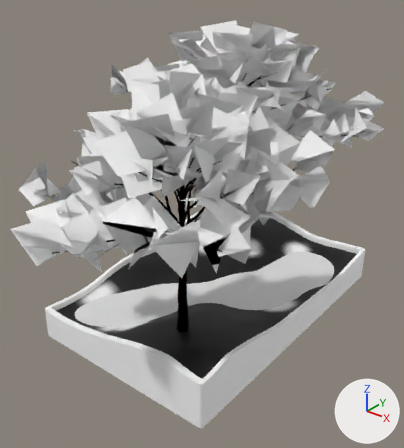
An edit to the glTF model public/isometric.glb, drawn before and after from the same camera.
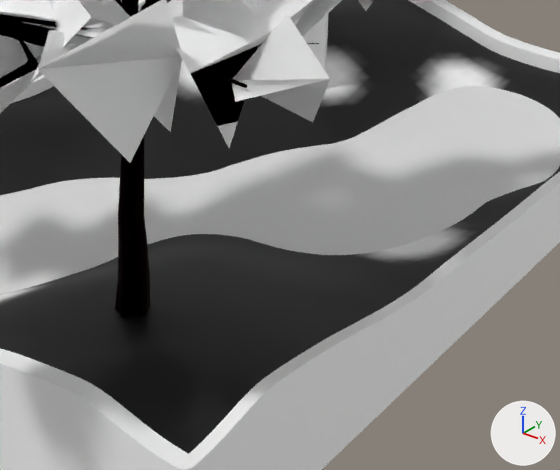
Old and new are each drawn whole from a camera (50 mm lens) standing at (9.0, -11.93, 7.36) and looking at (-0.42, -0.16, 0.06) and again close up on the part from 34% to 82% of the width and 49% to 86% of the height. Arrows for +X, +Y and +Z are at lower right; the lights stay in place. Where no turn or scale is listed for an object, it has been applied to the vertices. Vertices at the same position are counted once.

Script lines for the objects in view, before the commit:
```python
me_cube_004 = bpy.data.meshes.new('Cube.004')
me_cube_004.from_pydata(...)  # 28 vertices, 26 faces; spans x -1.3..-0.14, y 1.24..2.02, z -1.69..1.04
me_plane_002 = bpy.data.meshes.new('Plane.002')
me_plane_002.from_pydata(...)  # 228 vertices, 226 faces; spans x -2.45..2.63, y -3.86..3.86, z -2.06
me_plane_003 = bpy.data.meshes.new('Plane.003')
me_plane_003.from_pydata(...)  # 2379 vertices, 4285 faces; spans x -2.71..2.81, y -4.19..4.34, z -2.06..-1.26
me_plane_003.materials.append(mat_defaultmaterial_001)
ob_grass = bpy.data.objects.new('grass', me_plane_003)
ob_grass.location = (0.0, 0.0, 0.0)
ob_portal = bpy.data.objects.new('portal', me_cube_004)
ob_portal.location = (0.0, 0.0, 0.0)
ob_water = bpy.data.objects.new('water', me_plane_002)
ob_water.location = (0.0, 0.0, 0.0)
# also in view: 'Object_3' at (0.83, -3.27, 1.35); 'bak' at (0.05, 0.08, -1.9); 'Object_2' at (0.76, -3.26, 3.06)
```
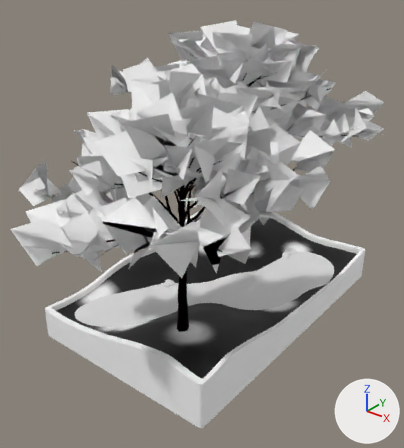
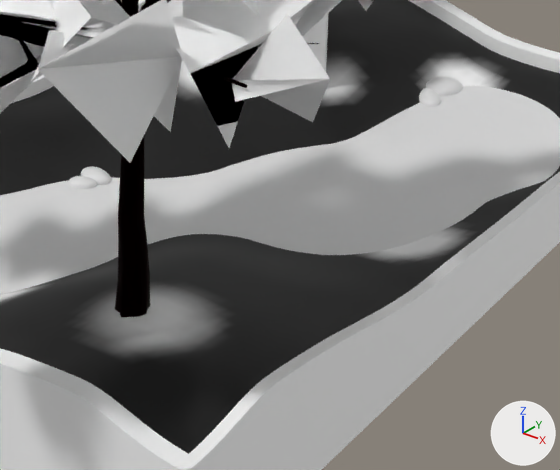
Pixel boxes [x1, y1, x2, y2] of what changed, in the close-ups (560 x 470 px):
'rocks', added: after [68, 77, 462, 189]
part 1 of me_plane_003, recoloured (black to grey): [74, 43, 363, 362] in both

The change, as a diff of the scene's bpy script:
```diff
--- a/public/isometric.glb.py
+++ b/public/isometric.glb.py
@@ me_plane_003 @@
 # used by ob_grass; location = (0.0, 0.0, 0.0)
-me_plane_003.from_pydata(...)  # 2379 vertices, 4285 faces; spans x -2.71..2.81, y -4.19..4.34, z -2.06..-1.26
+me_plane_003.from_pydata(...)  # 2713 vertices, 4953 faces; spans x -2.71..2.81, y -4.19..4.34, z -2.06..-1.27
+# me_plane_003 part 1: 503 kept faces spanning x -2.4..2.2, y -3.71..4.18, z -1.82..-1.27 get new vertex colours
 me_plane_003.materials.append(mat_defaultmaterial_001)
@@ me_sphere_004 @@
+me_sphere_004.from_pydata(...)  # 968 vertices, 1920 faces; spans x -1.45..0.88, y -1.04..3.63, z -2.15..-1.93
@@ ob_rocks @@
+ob_rocks = bpy.data.objects.new('rocks', me_sphere_004)
+ob_rocks.location = (0.0, 0.0, 0.0)
```
